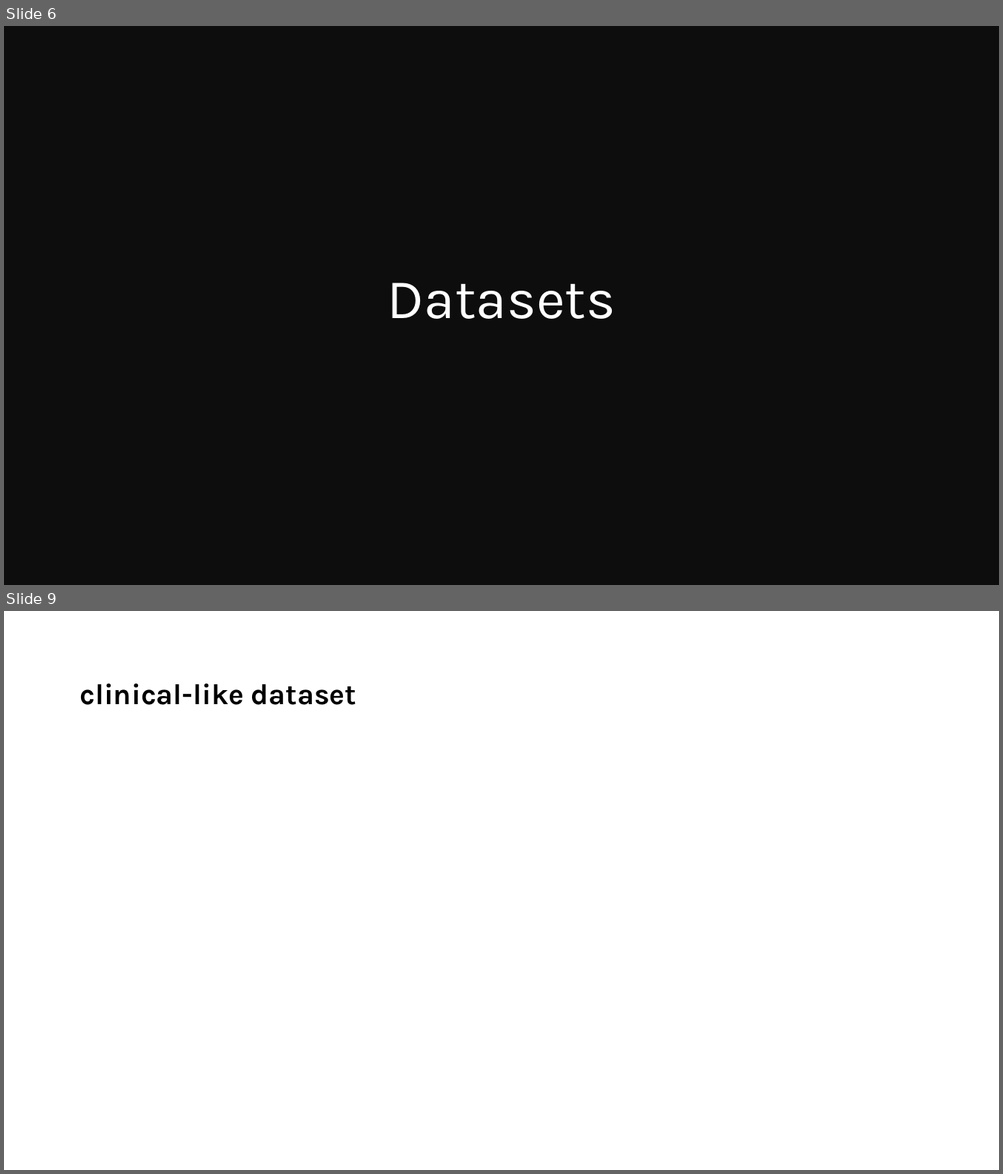
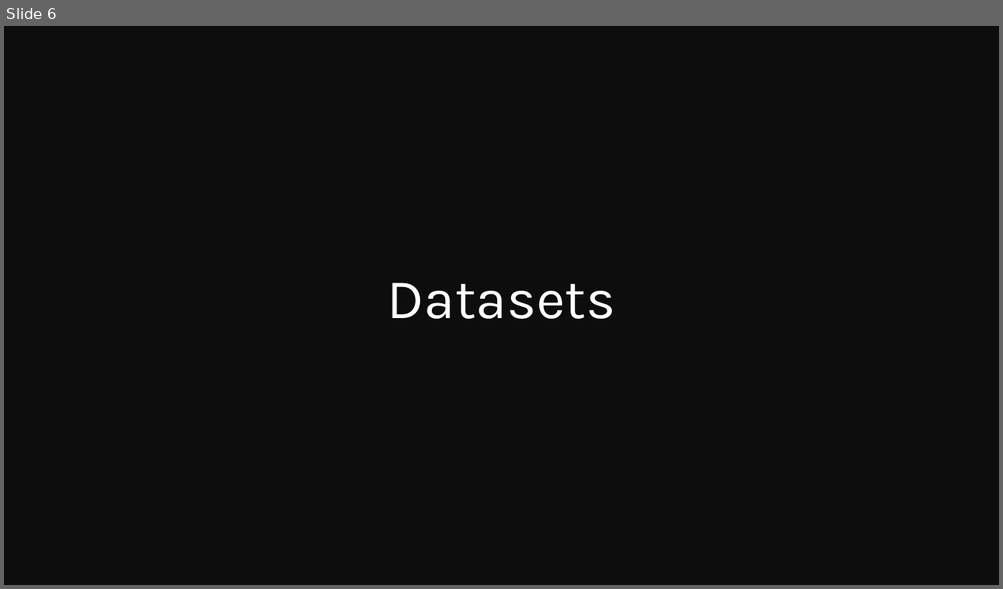
Before and after one commit to MosheBraunshtein/thesis_ML_bio, a slide deck: articles/BGU_bio_medical_articles/Generalization of Deep Learning Gesture Classification in Robotic-Assisted Surgical Data - From Dry Lab to Clinical-Like Data/summary.pptx. Shown one above the other, each under a label of ours: slides 6 and 9 before the commit, slide 6 after it; the slides between them are not shown. The pictures are 1003x1174 and 1003x589 pixels, drawn with LibreOffice and Linux fonts; fonts in the diff are those of the drawing; grey boxes stand for pictures. Boxes give left, top, right and bottom in pixels: in the first picture for what was removed or moved away, otherwise in the second. Text is boxed around its words. In the diff, an @@ line names an element or a change of style, - is before the commit and + after.

```diff
--- a/articles/BGU_bio_medical_articles/Generalization of Deep Learning Gesture Classification in Robotic-Assisted Surgical Data - From Dry Lab to Clinical-Like Data/summary.pptx
+++ b/articles/BGU_bio_medical_articles/Generalization of Deep Learning Gesture Classification in Robotic-Assisted Surgical Data - From Dry Lab to Clinical-Like Data/summary.pptx
@@ slide 9 removed at [4,611,999,1170], background #FFFFFF @@
@@ title removed at [79,684,356,705] @@
-clinical-like dataset
```
Also in this commit, not shown: 1 slide changed, 1 slide added, 2 other slides removed, 1 other file.
